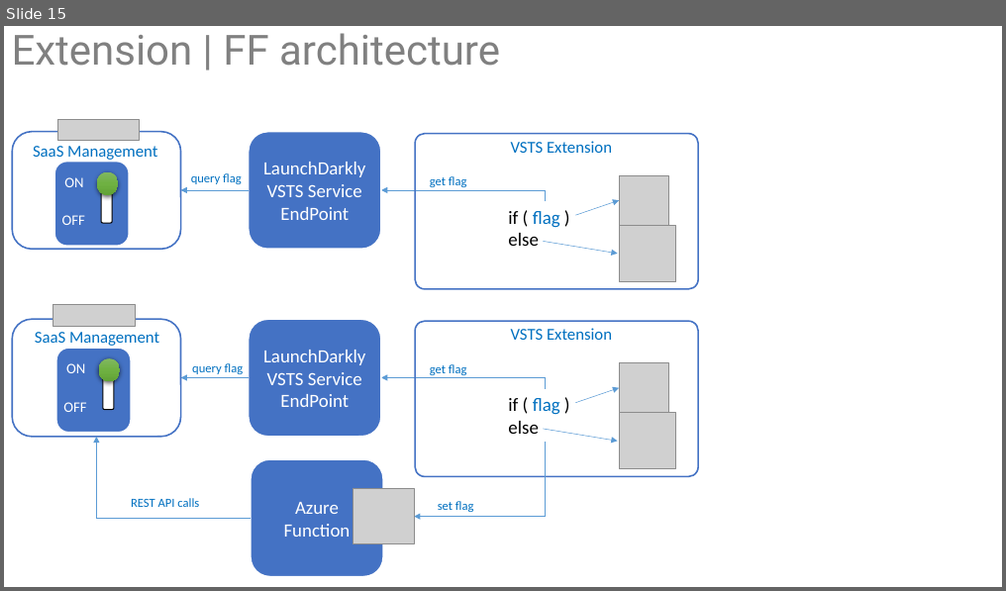
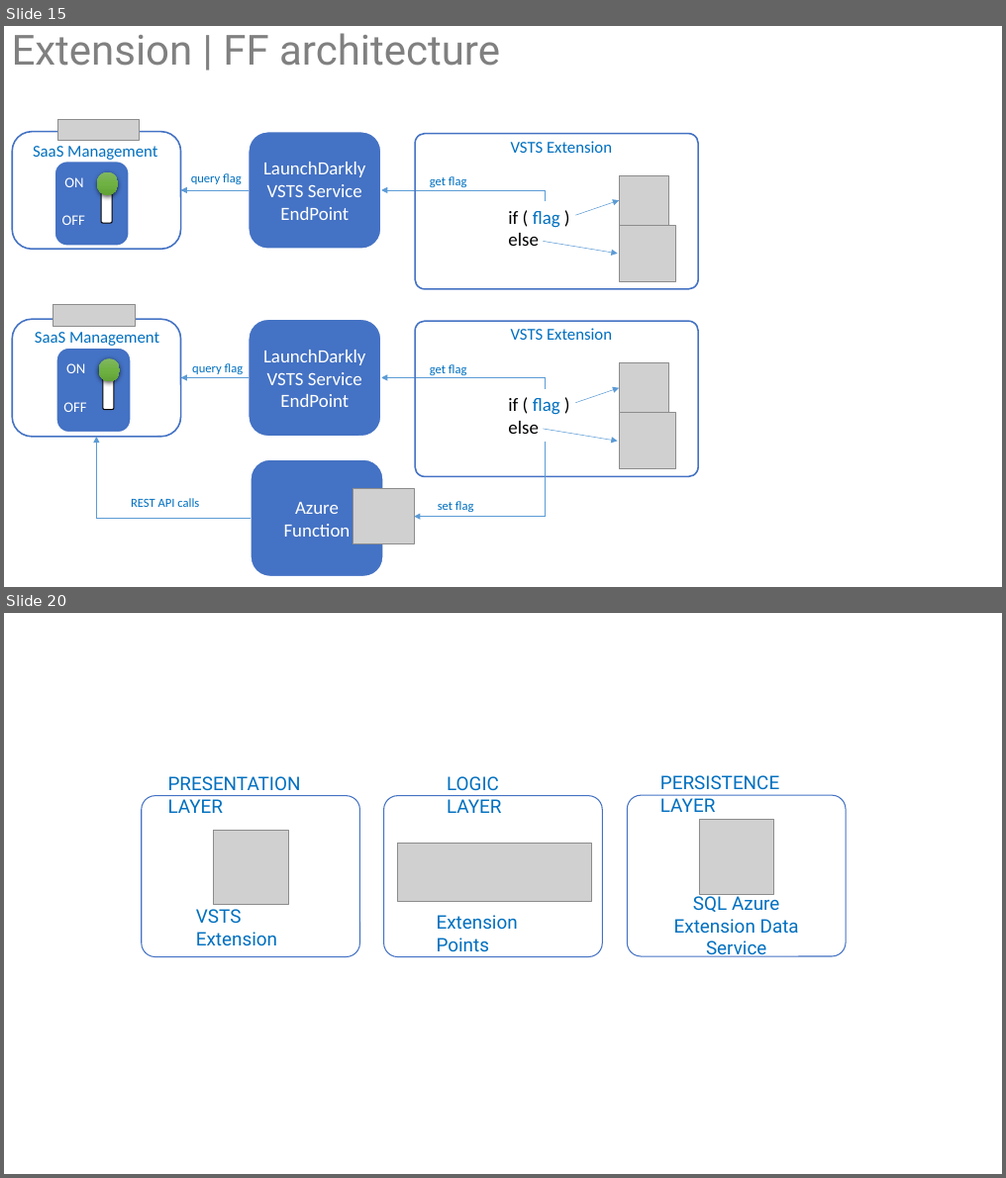
Before and after one commit to ALM-Rangers/Guidance, a slide deck: src/DevOps/Illustrations.pptx. Shown one above the other, each under a label of ours: slide 15 before the commit, slides 15 and 20 after it; the slides between them are not shown. The pictures are 1006x591 and 1006x1178 pixels, drawn with LibreOffice and Linux fonts; fonts in the diff are those of the drawing; grey boxes stand for pictures. Boxes give left, top, right and bottom in pixels: in the first picture for what was removed or moved away, otherwise in the second. Text is boxed around its words. In the diff, an @@ line names an element or a change of style, - is before the commit and + after.

Commit message:
Batch update of images and decks.

```diff
--- a/src/DevOps/Illustrations.pptx
+++ b/src/DevOps/Illustrations.pptx
@@ slide 20 added at bbox=[4, 613, 1002, 1174], background #FFFFFF @@
@@ text added at bbox=[168, 776, 301, 813], 18 pt, text #0070C0 @@
+PRESENTATION LAYER
@@ text added at bbox=[447, 776, 501, 813], 18 pt, text #0070C0 @@
+LOGIC LAYER
@@ text added at bbox=[660, 775, 779, 812], 18 pt, text #0070C0 @@
+PERSISTENCE LAYER
@@ rounded rectangle added at bbox=[142, 796, 360, 958], fill #FFFFFF, outline #4472C4 1 pt @@
@@ rounded rectangle added at bbox=[383, 796, 602, 958], fill #FFFFFF, outline #4472C4 1 pt @@
@@ rounded rectangle added at bbox=[628, 796, 846, 958], fill #FFFFFF, outline #4472C4 1 pt @@
@@ picture added at bbox=[699, 820, 774, 894] @@
@@ picture added at bbox=[214, 830, 288, 905] @@
@@ picture added at bbox=[397, 844, 592, 901] @@
@@ text added at bbox=[196, 909, 277, 947], 18 pt, text #0070C0 @@
+VSTS Extension
@@ text added at bbox=[674, 893, 799, 958], 18 pt, text #0070C0 @@
+SQL Azure
+Extension Data Service
@@ text added at bbox=[437, 915, 518, 958], 18 pt, text #0070C0 @@
+Extension Points
```
Also in this commit, not shown: 11 other slides added, 41 other files.
